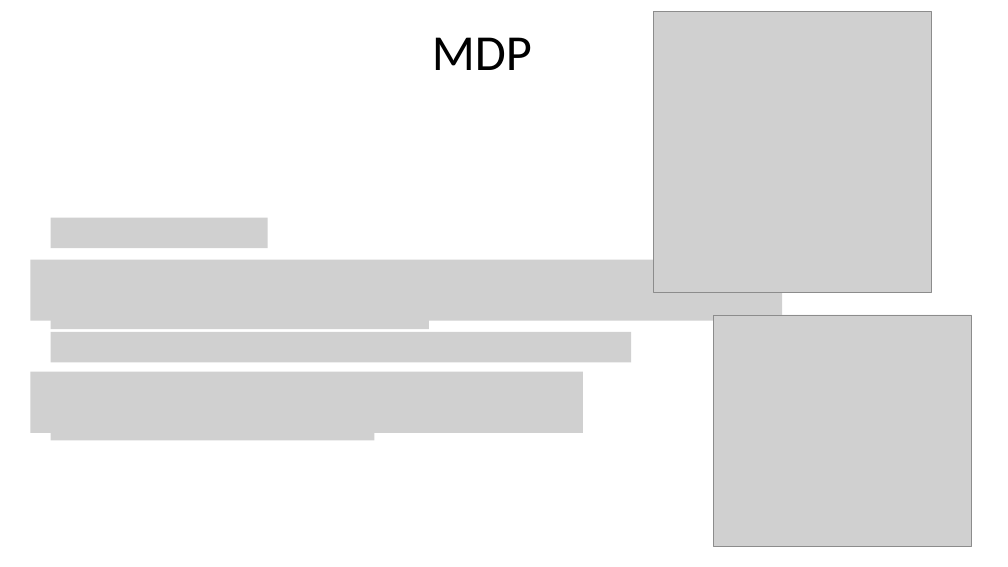
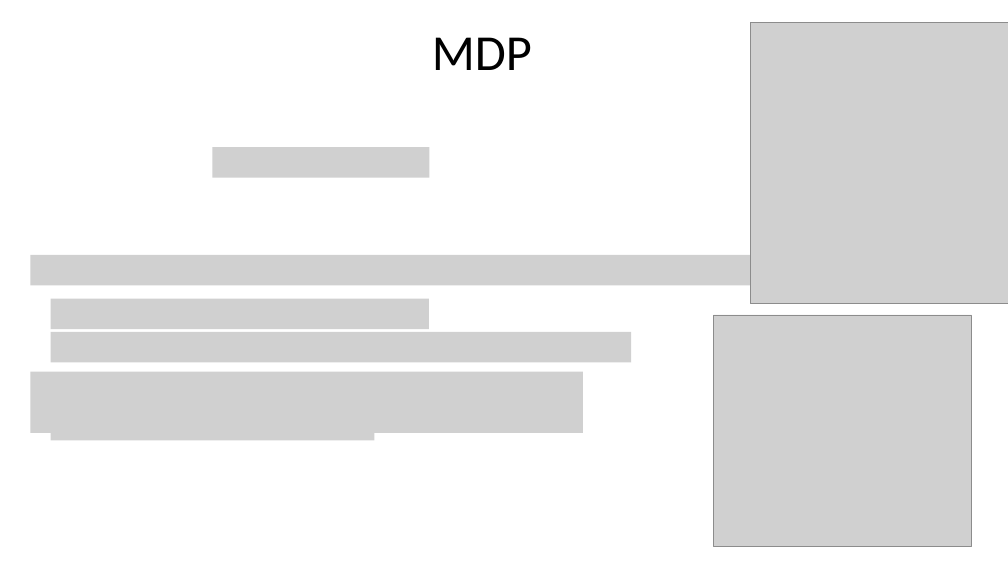
Before and after one commit to xfdywy/RL, a slide deck: slide 4 of FirstSeminar/ThurDRL.pptx. Drawn at 1008x567 pixels with LibreOffice and Linux fonts; fonts in the diff are those of the drawing; grey boxes stand for pictures. Boxes give left, top, right and bottom in pixels: in the first picture for what was removed or moved away, otherwise in the second. Text is boxed around its words. In the diff, an @@ line names an element or a change of style, - is before the commit and + after.

```diff
--- a/FirstSeminar/ThurDRL.pptx
+++ b/FirstSeminar/ThurDRL.pptx
@@ picture: place and size @@
-picture at <box>653,11,931,293</box>
+picture at <box>750,23,1008,304</box>
@@ picture added at <box>212,147,430,178</box> @@
@@ picture removed at <box>51,218,268,248</box> @@
@@ picture: place and size @@
-picture at <box>30,259,782,321</box>
+picture at <box>30,255,766,285</box>
```
Also in this commit, not shown: 4 other slides changed, 3 slides added, 1 slide removed.
